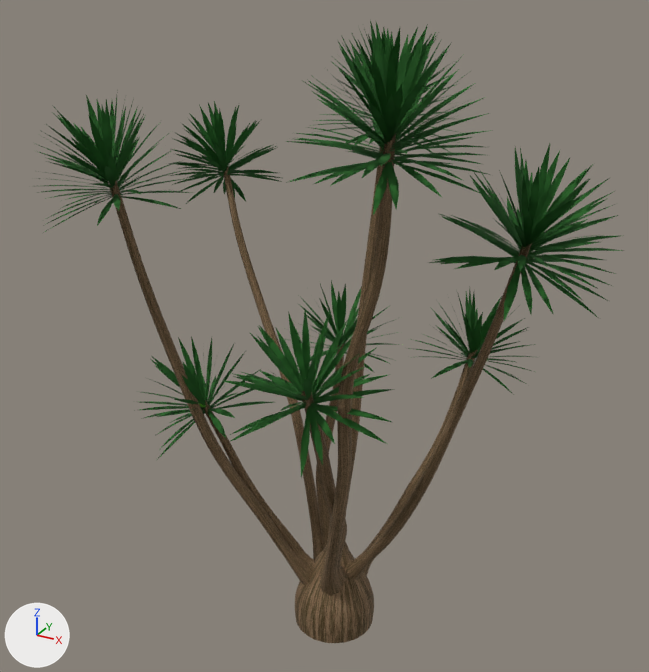
Before and after pictures for a commit that changed the FBX model Assets/models/plant3.FBX.
Camera for both pictures: a camera (50 mm lens) standing at (1.298, -0.011, 0.422) and looking at (1.143, 0.271, 0.281). Arrows for +X, +Y and +Z are at lower left; the lights stay in place. Where no turn or scale is listed for an object, it has been applied to the vertices.

The scene before the commit, as lines of its bpy script (objects in view):
```python
me_mesh = bpy.data.meshes.new('Mesh')
me_mesh.from_pydata(...)  # 8193 vertices, 13976 faces; spans x -0.129..0.1, y -0.078..0.107, z 0.0..0.244
# faces by material slot: [8, 4, 9074, 4890]
me_mesh.materials.append(mat_trunk)  # light grey #d0c3bd
me_mesh.materials.append(mat_fronds)  # green #62ba16
me_mesh.materials.append(mat_material__28)  # picture img_leave_jpg
me_mesh.materials.append(mat_material__133)  # picture img_brown_stem_jpg
ob_foliage003 = bpy.data.objects.new('Foliage003', me_mesh)
ob_foliage003.location = (1.1562, 0.2563, 0.1604)
```
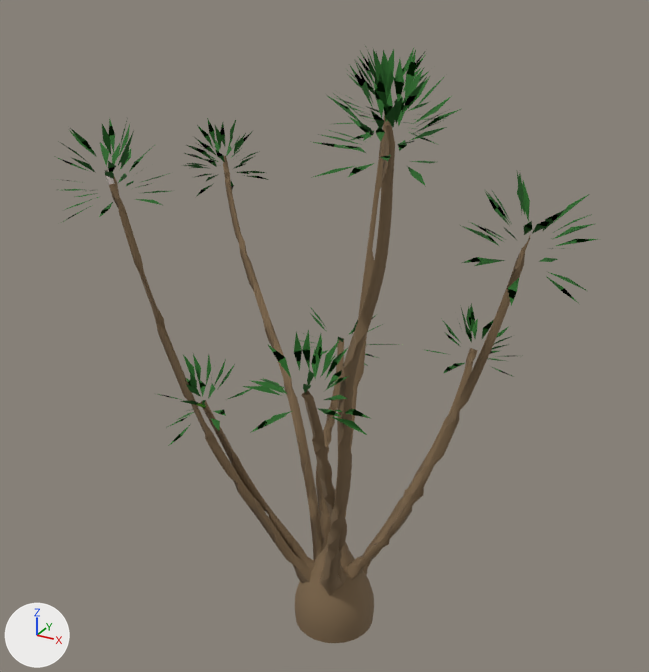
The change, as JSON lines over the scene's bpy script:
```json
{"block": "me_mesh", "where": "# used by ob_foliage003; location = (1.1562, 0.2563, 0.1604)"}
{"op": "remove", "block": "me_mesh", "code": "me_mesh.from_pydata(...)  # 8193 vertices, 13976 faces; spans x -0.129..0.1, y -0.078..0.107, z 0.0..0.244"}
{"op": "add", "block": "me_mesh", "code": "me_mesh.from_pydata(...)  # 2455 vertices, 3260 faces; spans x -0.123..0.093, y -0.071..0.101, z 0.0..0.237"}
{"block": "me_mesh", "change": "me_mesh part 1: 307 loose pieces with 3070 vertices, spanning x -0.127..0.1, y -0.077..0.106, z 0.088..0.241, are deleted"}
{"block": "me_mesh", "change": "me_mesh part 2: 3 vertices moved within x -0.044..0.012, y -0.022..-0.013, z 0.05..0.099; 2668 vertices removed from x -0.129..0.099, y -0.078..0.107, z 0.014..0.244"}
```

Pixel boxes [x1, y1, x2, y2] of what changed, in the pictures (649 x 672 px):
```json
{"object": "Foliage003", "change": "reshaped", "before": [29, 20, 624, 643], "after": [56, 45, 598, 643], "on screen": "9% narrower"}
{"part": 1, "of": "me_mesh", "change": "deleted", "before": [29, 22, 624, 477], "on screen": "green"}
{"part": 2, "of": "me_mesh", "change": "cut back", "before": [34, 20, 619, 595], "after": [196, 404, 342, 555]}
```
